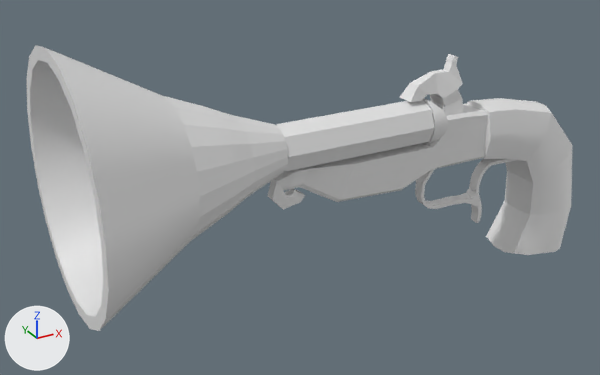
The FBX model Assets/Models/SM_Blunderbuss.fbx, before and after one commit.
Before and after are seen from a 50 mm camera at (-0.917, -1.397, 0.789) aimed at (-0.124, 0.045, 0.068). Lighting does not change. The marker at lower left points along +X, +Y and +Z. Materials are left out; every surface is plain grey. Where no turn or scale is listed for an object, it has been applied to the vertices.

The first picture shows 'Blunderbuss'.
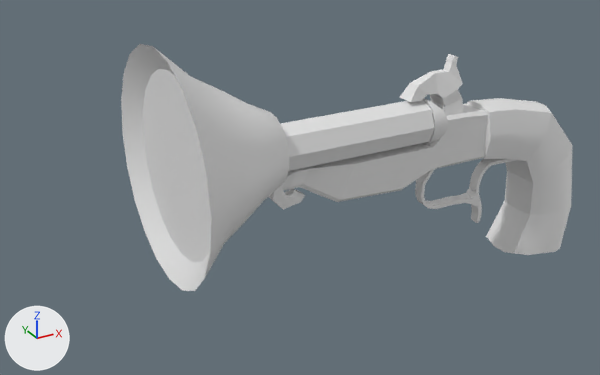
Where the newer file only moved an object's origin or applied its transform, the numbers keep the older frame.

The change in detail:
me_mesh is used by ob_blunderbuss; location (0.498, 0.061, 0.007).
me_mesh had 614 vertices, 614 faces and spanned x -1.129..0.124, y -0.319..0.198, z -0.234..0.439.
me_mesh now has 534 vertices, 517 faces and spans x -0.944..0.124, y -0.297..0.176, z -0.234..0.42.
me_mesh part 1: the loose piece of 220 vertices spanning x -1.129..-0.7, y -0.319..0.198, z -0.078..0.439 is rebuilt with 140 vertices and now spans x -0.944..-0.698, y -0.297..0.176, z -0.053..0.42.

What differs and where, as boxes (x1, y1, x2, y2) in the pictures (600 x 375 px):
'Blunderbuss', reshaped (17% narrower, 14% shorter)
    before: (26, 45, 573, 331)
    after: (121, 44, 573, 291)
part 1 of me_mesh, rebuilt (36% narrower, 14% shorter)
    before: (26, 45, 288, 331)
    after: (121, 44, 289, 291)
